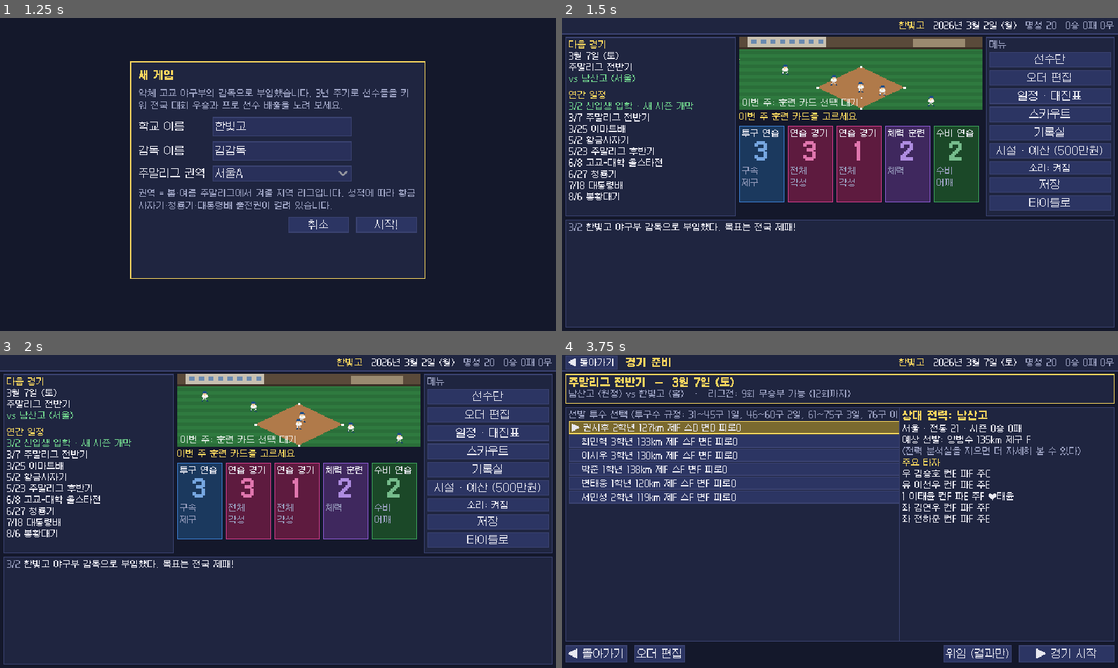
Above: before the commit, frames 1-4 (two rows, left to right).
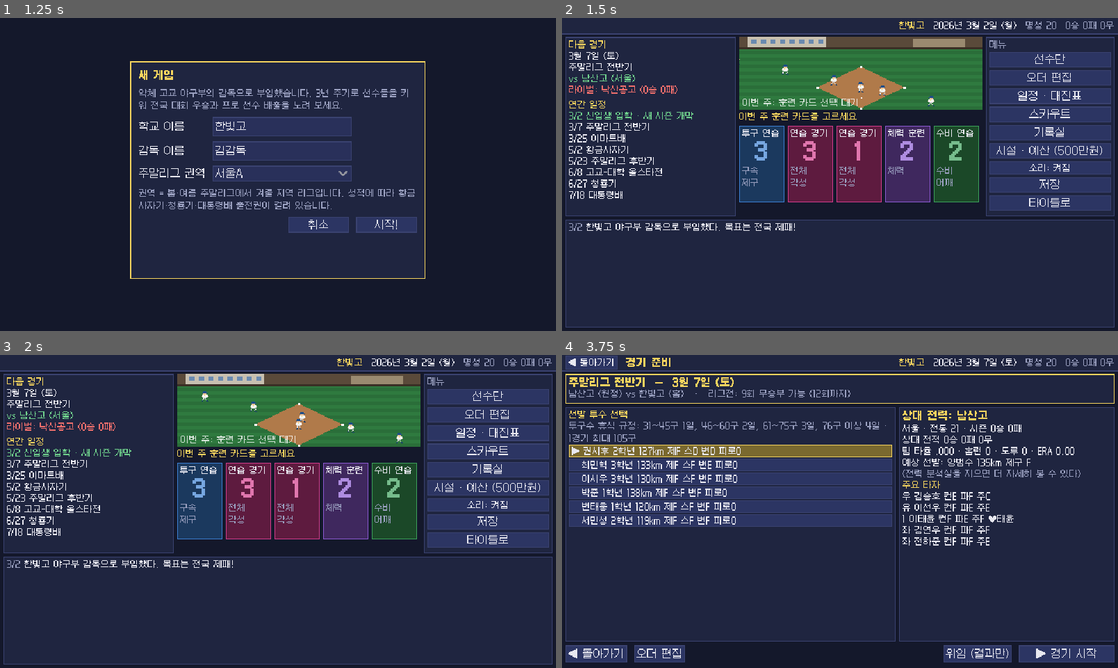
Above: after the commit, the same moments.

Repository: MintSiru/test
Game: Godot game, scene res://scenes/main.tscn
The game is run twice, just before and just after one commit, with the same random seed, the same clock (stepped at 60 frames per second) and the same inputs.
Inputs (mouse positions are in pixels of both pictures, inside the frame that each line leads up to):
- Up to frame 1 (1.25 s): click "새 게임" at 0.5 s
- Up to frame 2 (1.5 s): click "시작!" at 1.25 s
- Up to frame 3 (2 s): no input
- Up to frame 4 (3.75 s): click (762, 502) at 2.02 s; click "▶ 다음으로 진행" at 2.75 s; click "경기 준비 (직접 지휘)" at 3.5 s

Frame 1 is identical in both runs. In frame 2, 1.7% of the frame differs, in the area x 1-24%, y 21-59%; in frame 3, 1.7%; in frame 4, 16%, in the area x 1-94%, y 16-92%.

Commit message:
라이벌 학교, 상대 전적, 상대 분석
- 라이벌: 시작 시 같은 권역 최강 학교, 한 시즌 2패 이상 당한 학교가 새 라이벌로 교체
- 라이벌전 투지(우리 선수 컨디션 +1), 승리 시 명성 +2, 라이벌 학교와 유망주 경쟁
- 상대 전적 기록, 경기 준비 화면에 상대 전적·팀 타율/홈런/도루/ERA, 기록실에 상대 전적
- 경기 준비 화면 레이아웃 정리

Co-Authored-By: Claude Opus 5.5 <noreply@anthropic.com>
Claude-Session: https://claude.ai/code/session_018CxDwMLc1KRy2YJTqnPn7j

Diff:
--- a/game/scripts/autoload/game.gd
+++ b/game/scripts/autoload/game.gd
@@ -55,6 +55,8 @@
 		state["budget"] = int(Facilities.data()["startBudget"])
 	if state.get("facilities") == null:
 		state["facilities"] = {}
+	if not state.has("rivalId"):
+		Rival.init_rival(state)
 	current_match = null
 	return true
 
--- /dev/null
+++ b/game/scripts/core/rival.gd
@@ -0,0 +1,95 @@
+class_name Rival
+extends RefCounted
+## 라이벌 학교 · 상대 전적 (web/src/core/rival.ts 이식)
+##  - 시작 시 같은 권역에서 전통이 가장 강한 학교가 라이벌
+##  - 한 시즌에 2번 이상 진 학교가 있으면 다음 시즌 새 라이벌
+##  - 라이벌전: 우리 선수 컨디션 한 단계 상승(투지), 이기면 명성 +2
+
+
+static func init_rival(state: Dictionary) -> void:
+	var u: Dictionary = state["teams"][state["userTeamId"]]
+	var best = null
+	for t in state["teams"].values():
+		if t["leagueGroup"] == u["leagueGroup"] and t["id"] != u["id"]:
+			if best == null or t["prestige"] > best["prestige"]:
+				best = t
+	state["rivalId"] = best["id"] if best != null else null
+	state["h2h"] = {}
+	state["rivalLoss"] = {}
+
+
+static func is_rival_game(state: Dictionary, f: Dictionary) -> bool:
+	var r = state.get("rivalId")
+	if r == null:
+		return false
+	var u: String = state["userTeamId"]
+	return (f["home"] == u and f["away"] == r) or (f["away"] == u and f["home"] == r)
+
+
+static func record(state: Dictionary, opp_id: String, winner) -> void:
+	if state.get("h2h") == null:
+		state["h2h"] = {}
+	if state.get("rivalLoss") == null:
+		state["rivalLoss"] = {}
+	var h2h: Dictionary = state["h2h"]
+	if not h2h.has(opp_id):
+		h2h[opp_id] = {"w": 0, "l": 0, "d": 0}
+	var rec: Dictionary = h2h[opp_id]
+	if winner == null:
+		rec["d"] += 1
+	elif winner == state["userTeamId"]:
+		rec["w"] += 1
+	else:
+		rec["l"] += 1
+		state["rivalLoss"][opp_id] = int(state["rivalLoss"].get(opp_id, 0)) + 1
+	if opp_id == state.get("rivalId"):
+		var nm: String = state["teams"][opp_id]["name"]
+		if winner == state["userTeamId"]:
+			state["reputation"] = clampi(state["reputation"] + 2, 0, 100)
+			state["news"].append({"date": state["date"], "kind": "good", "text": "라이벌 %s 격파! 교내가 들썩인다. (명성 +2)" % nm})
+		elif winner != null:
+			state["news"].append({"date": state["date"], "kind": "bad", "text": "라이벌 %s에게 졌다... 다음엔 반드시!" % nm})
+
+
+static func season_update(state: Dictionary) -> void:
+	var loss: Dictionary = state.get("rivalLoss", {}) if state.get("rivalLoss") != null else {}
+	var best = null
+	var bl := 1
+	for id in loss:
+		if int(loss[id]) > bl and state["teams"].has(id):
+			bl = int(loss[id])
+			best = id
+	if best != null and best != state.get("rivalId"):
+		state["rivalId"] = best
+		state["popups"].append({"kind": "bad", "title": "새로운 라이벌", "body": "지난 시즌 %s에게 %d번이나 졌다.\n올해는 저 학교를 넘어서야 한다!" % [state["teams"][best]["name"], bl]})
+	state["rivalLoss"] = {}
+
+
+static func h2h_of(state: Dictionary, opp_id: String) -> Dictionary:
+	var h = state.get("h2h")
+	if h == null or not h.has(opp_id):
+		return {"w": 0, "l": 0, "d": 0}
+	return h[opp_id]
+
+
+## 팀 시즌 기록 요약 (상대 분석용)
+static func team_stats(state: Dictionary, team_id: String) -> Dictionary:
+	var ab := 0
+	var h := 0
+	var hr := 0
+	var sb := 0
+	var outs := 0
+	var er := 0
+	for id in state["teams"][team_id]["playerIds"]:
+		var p = state["players"].get(id)
+		if p == null:
+			continue
+		var b: Dictionary = p["season"]["bat"]
+		var pt: Dictionary = p["season"]["pit"]
+		ab += int(b["ab"])
+		h += int(b["h"])
+		hr += int(b["hr"])
+		sb += int(b["sb"])
+		outs += int(pt["outs"])
+		er += int(pt["er"])
+	return {"avg": float(h) / ab if ab > 0 else 0.0, "hr": hr, "sb": sb, "era": er * 27.0 / outs if outs > 0 else 0.0}
--- a/game/scripts/core/scouting.gd
+++ b/game/scripts/core/scouting.gd
@@ -20,7 +20,7 @@
 		var alumni_bonus := 25 if not idol.is_empty() and idol.get("alumniOf") == team["id"] else 0
 		out.append({"id": player["id"], "player": player,
 			"interest": clampi(roundi(5 + state["reputation"] * 0.3 + rng.irange(0, 20) - (quality - 50) * 0.3 + alumni_bonus), 0, 90),
-			"visits": 0, "revealed": 0, "rival": rng.pick(rivals)})
+			"visits": 0, "revealed": 0, "rival": state["teams"][state["rivalId"]]["name"] if state.get("rivalId") != null and rng.chance(0.35) else rng.pick(rivals)})
 	out.sort_custom(func(a, b): return a["player"]["talent"] > b["player"]["talent"])
 	state["prospects"] = out
 
--- a/game/scripts/core/season.gd
+++ b/game/scripts/core/season.gd
@@ -17,6 +17,7 @@
 
 static func start_new_game(o: Dictionary) -> Dictionary:
 	var state := WorldGen.new_game(o)
+	Rival.init_rival(state)
 	var rng := rng_of(state)
 	create_season_competitions(state, rng)
 	save_rng(state, rng)
@@ -305,8 +306,11 @@
 	var home: Dictionary = state["teams"][f["home"]]
 	var away: Dictionary = state["teams"][f["away"]]
 	var comp = comp_by_id(state, f["compId"])
-	var hs := SideBuilder.build(home, WorldGen.team_players(state, home["id"]), f["date"], user_opts if home["isUser"] else {})
-	var as_ := SideBuilder.build(away, WorldGen.team_players(state, away["id"]), f["date"], user_opts if away["isUser"] else {})
+	var uo := user_opts.duplicate()
+	if Rival.is_rival_game(state, f):
+		uo["condBonus"] = 1 # 라이벌전 투지
+	var hs := SideBuilder.build(home, WorldGen.team_players(state, home["id"]), f["date"], uo if home["isUser"] else {})
+	var as_ := SideBuilder.build(away, WorldGen.team_players(state, away["id"]), f["date"], uo if away["isUser"] else {})
 	return MatchEngine.new(hs, as_, rng, rules_for(comp))
 
 
@@ -377,6 +381,7 @@
 	if is_user_game:
 		state.erase("pendingFixture")
 		var opp: Dictionary = state["teams"][f["away"] if f["home"] == u else f["home"]]
+		Rival.record(state, opp["id"], res["winner"])
 		var us: int = res["homeScore"] if f["home"] == u else res["awayScore"]
 		var them: int = res["awayScore"] if f["home"] == u else res["homeScore"]
 		var outcome := "승리" if res["winner"] == u else ("패배" if res["winner"] != null else "무승부")
@@ -579,6 +584,7 @@
 			state["players"][p["id"]] = p
 			t["playerIds"].append(p["id"])
 		t["prestige"] = clampi(roundi(t["prestige"] * 0.9 + 4.5), 10, 95)
+	Rival.season_update(state)
 	var joined := Scouting.enroll(state, rng)
 	WorldGen.user_team(state).erase("lineup")
 	state["reputation"] = clampi(roundi(state["reputation"] * 0.92 + 1.6), 0, 100)
--- a/game/scripts/sim/side_builder.gd
+++ b/game/scripts/sim/side_builder.gd
@@ -32,7 +32,8 @@
 			valid = false
 	if not valid:
 		lineup = Lineup.auto_lineup(healthy, [starter["id"]])
-	var sims := healthy.map(func(p): return SimPlayer.from_player(p, date))
+	var bonus: int = opts.get("condBonus", 0)
+	var sims := healthy.map(func(p): return SimPlayer.from_player(p, date, bonus))
 	return {
 		"teamId": team["id"], "name": team["name"], "colors": team["colors"], "players": sims,
 		"lineup": lineup, "pitcherId": starter["id"], "isUser": team.get("isUser", false),
--- a/game/scripts/sim/sim_player.gd
+++ b/game/scripts/sim/sim_player.gd
@@ -32,9 +32,10 @@
 
 
 ## 선수 Dictionary → SimPlayer. 컨디션 단계당 ±3%, 피로 50 초과분 페널티
-static func from_player(p: Dictionary, date: String) -> SimPlayer:
+static func from_player(p: Dictionary, date: String, cond_bonus := 0) -> SimPlayer:
 	var s := SimPlayer.new()
-	var m: float = 1.0 + p["cond"] * 0.03 - maxf(0.0, p["fatigue"] - 50.0) * 0.002
+	var cond := mini(2, int(p["cond"]) + cond_bonus)
+	var m: float = 1.0 + cond * 0.03 - maxf(0.0, p["fatigue"] - 50.0) * 0.002
 	var r: Dictionary = p["r"]
 	s.id = p["id"]
 	s.name = PlayerUtil.full_name(p)
@@ -48,7 +49,7 @@
 	s.spd = clampf(r["speed"] * m, 1, 110)
 	s.arm = clampf(r["arm"] * m, 1, 110)
 	s.fld = clampf(r["fielding"] * m, 1, 110)
-	s.velo = r["velo"] + p["cond"] * 0.8
+	s.velo = r["velo"] + cond * 0.8
 	s.ctl = clampf(r["control"] * m, 1, 110)
 	s.sta = clampf(r["stamina"] * m, 1, 110)
 	s.stuff = PlayerUtil.breaking_score(r["pitches"])
--- a/game/scripts/ui/screens/hub_screen.gd
+++ b/game/scripts/ui/screens/hub_screen.gd
@@ -107,7 +107,11 @@
 		left_box.add_child(UI.label(Cal.pretty(f["date"]), UI.TEXT, true))
 		left_box.add_child(UI.label(Season.fixture_label(nx["comp"], f), UI.TEXT, true))
 		left_box.add_child(UI.label("vs %s (%s)" % [opp["name"], opp["province"]], UI.GOOD, true))
-	left_box.add_child(UI.spacer(0, 4))
+	var rid = s.get("rivalId")
+	if rid != null:
+		var hh := Rival.h2h_of(s, rid)
+		left_box.add_child(UI.label("라이벌: %s (%d승 %d패)" % [s["teams"][rid]["name"], hh["w"], hh["l"]], UI.BAD, true))
+	left_box.add_child(UI.spacer(0, 2))
 	left_box.add_child(UI.label("연간 일정", UI.ACCENT, true))
 	var shown := 0
 	for e in Season.year_schedule(s):
@@ -117,7 +121,7 @@
 		var txt := "%s %s" % [Cal.short(e["date"]), e["label"]]
 		left_box.add_child(UI.label(txt, UI.GOOD if active else UI.TEXT, true))
 		shown += 1
-		if shown >= 9:
+		if shown >= 8:
 			break
 
 
--- a/game/scripts/ui/screens/prematch_screen.gd
+++ b/game/scripts/ui/screens/prematch_screen.gd
@@ -36,9 +36,10 @@
 	add_child(lp)
 	var lv := UI.vbox(2)
 	lp.add_child(lv)
-	lv.add_child(UI.label("선발 투수 선택 (투구수 규정: 31~45구 1일, 46~60구 2일, 61~75구 3일, 76구 이상 4일 휴식 · 1경기 최대 105구)", UI.DIM, true))
+	lv.add_child(UI.label("선발 투수 선택", UI.ACCENT, true))
+	lv.add_child(UI.wrap_label("투구수 휴식 규정: 31~45구 1일, 46~60구 2일, 61~75구 3일, 76구 이상 4일 · 1경기 최대 105구", 368, UI.DIM, true))
 	plist = UI.vbox(1)
-	lv.add_child(UI.scroll(plist, Vector2(368, 220)))
+	lv.add_child(UI.scroll(plist, Vector2(368, 196)))
 	_fill_pitchers()
 
 	var rp := UI.panel()
@@ -50,6 +51,12 @@
 	var theirs := WorldGen.team_players(s, opp["id"])
 	var r := opp["seasonRecord"] as Dictionary
 	rv.add_child(UI.label("%s · 전통 %d · 시즌 %d승 %d패" % [opp["province"], opp["prestige"], r["w"], r["l"]], UI.TEXT, true))
+	var hh := Rival.h2h_of(s, opp["id"])
+	var tst := Rival.team_stats(s, opp["id"])
+	rv.add_child(UI.label("상대 전적 %d승 %d패 %d무" % [hh["w"], hh["l"], hh["d"]], UI.TEXT, true))
+	rv.add_child(UI.label("팀 타율 %s · 홈런 %d · 도루 %d · ERA %.2f" % [("%.3f" % tst["avg"]).trim_prefix("0"), tst["hr"], tst["sb"], tst["era"]], UI.TEXT, true))
+	if Rival.is_rival_game(s, fixture):
+		rv.add_child(UI.label("★ 라이벌전! 선수들의 투지가 불탄다 (컨디션 +1)", UI.BAD, true))
 	var ts = Lineup.pick_starter(theirs, fixture["date"], [])
 	if ts != null:
 		rv.add_child(UI.label("예상 선발: %s %dkm 제구 %s" % [PlayerUtil.full_name(ts), ts["r"]["velo"], PlayerUtil.letter(ts["r"]["control"])], UI.TEXT, true))
@@ -62,7 +69,7 @@
 			names.append("%s %dkm%s" % [p["given"], p["r"]["velo"], "" if Lineup.can_pitch_on(p, fixture["date"]) else "(휴식)"])
 		rv.add_child(UI.wrap_label("[분석실] 투수진: " + ", ".join(names), 236, UI.DIM, true))
 	if an < 1:
-		rv.add_child(UI.label("(전력 분석실을 지으면 더 자세히 볼 수 있다)", UI.DIM, true))
+		rv.add_child(UI.wrap_label("(전력 분석실을 지으면 더 자세히 볼 수 있다)", 236, UI.DIM, true))
 	rv.add_child(UI.label("주요 타자", UI.ACCENT, true))
 	var hitters := theirs.filter(func(p): return p["pos"] != "P")
 	hitters.sort_custom(func(a, b): return PlayerUtil.bat_value(a["r"]) > PlayerUtil.bat_value(b["r"]))
--- a/game/scripts/ui/screens/records_screen.gd
+++ b/game/scripts/ui/screens/records_screen.gd
@@ -17,6 +17,16 @@
 		av.add_child(UI.label("%d 시즌" % y["year"], UI.ACCENT, true))
 		for r in y["results"]:
 			av.add_child(UI.label("  %s: %s" % [r["comp"], r["result"]], UI.TEXT, true))
+	var h2h = s.get("h2h")
+	if h2h != null and not h2h.is_empty():
+		av.add_child(UI.title_label("상대 전적 (많이 만난 순)"))
+		var ids: Array = h2h.keys()
+		ids.sort_custom(func(a, b2): return (h2h[a]["w"] + h2h[a]["l"]) > (h2h[b2]["w"] + h2h[b2]["l"]))
+		for id in ids.slice(0, 8):
+			if not s["teams"].has(id):
+				continue
+			var rec: Dictionary = h2h[id]
+			av.add_child(UI.label("  %s%s  %d승 %d패 %d무" % [s["teams"][id]["name"], " (라이벌)" if id == s.get("rivalId") else "", rec["w"], rec["l"], rec["d"]], UI.BAD if id == s.get("rivalId") else UI.TEXT, true))
 	var b := UI.panel()
 	UI.place(b, 4, 186, 314, 170)
 	add_child(b)
Not shown, added: game/scripts/core/rival.gd.uid
Not shown, added: web/src/core/rival.ts
Not shown, changed: web/src/core/scouting.ts
Not shown, changed: web/src/core/season.ts
Not shown, changed: web/src/core/types.ts
Not shown, changed: web/src/sim/build.ts
